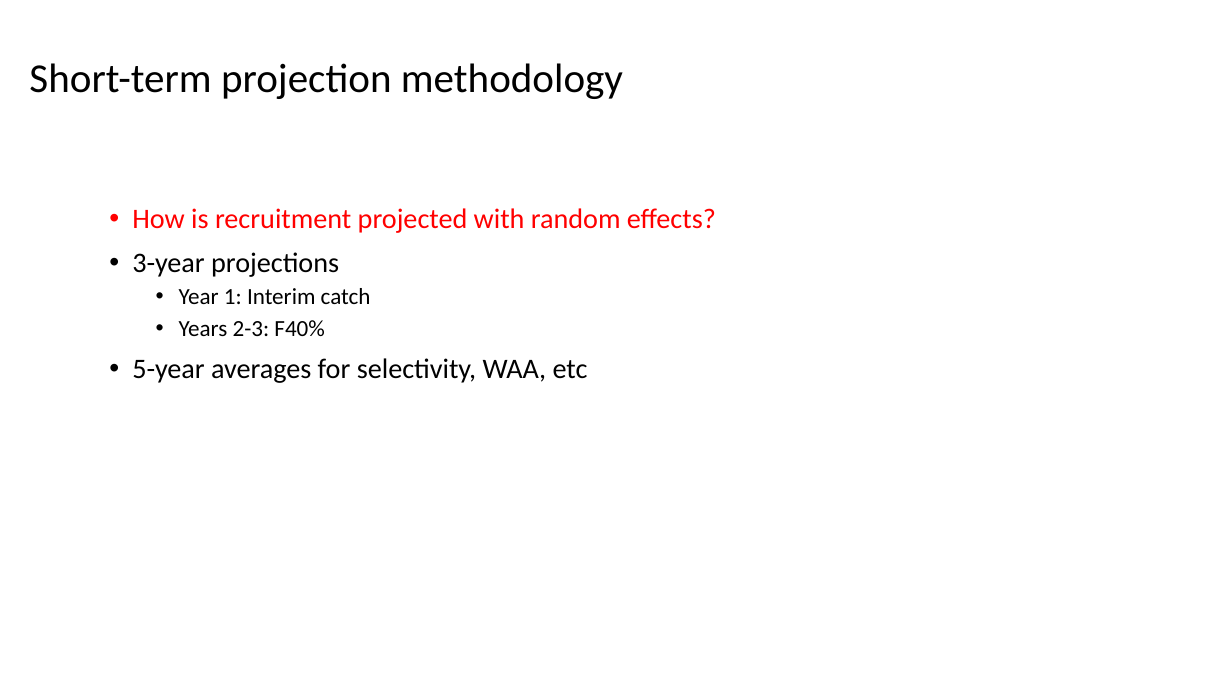
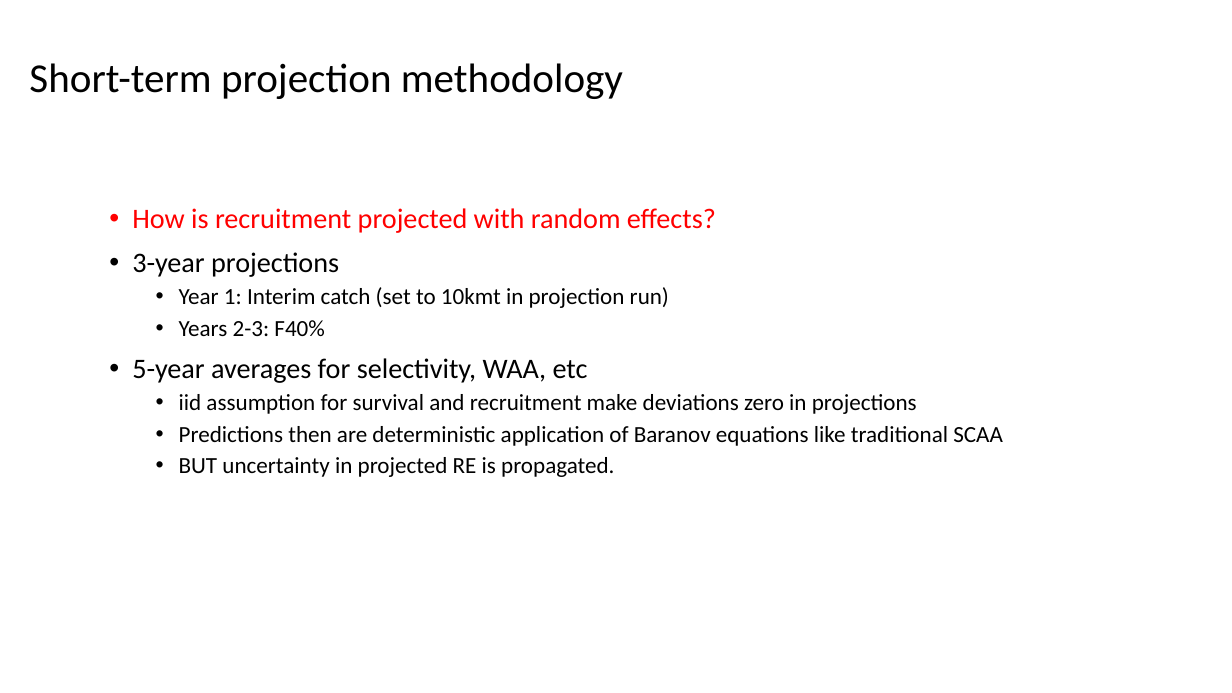
Before and after one commit to kcurti/BSB.2023.RT.Modeling, a slide deck: slide 7 of Presentations/WHAM_28Sept2023.pptx (slide 5 before the commit). Drawn at 1232x693 pixels with LibreOffice and Linux fonts; fonts in the diff are those of the drawing. Boxes give left, top, right and bottom in pixels: in the first picture for what was removed or moved away, otherwise in the second. Text is boxed around its words. In the diff, an @@ line names an element or a change of style, - is before the commit and + after.

```diff
--- a/Presentations/WHAM_28Sept2023.pptx
+++ b/Presentations/WHAM_28Sept2023.pptx
@@ text at (179,287,669,308): text changed @@
-  • Year 1: Interim catch
+  • Year 1: Interim catch (set to 10kmt in projection run)
@@ text at (179,394,1003,477): paragraphs added @@
+  • iid assumption for survival and recruitment make deviations zero in projections
+  • Predictions then are deterministic application of Baranov equations like traditional SCAA
+  • BUT uncertainty in projected RE is propagated.
```
Also in this commit, not shown: 3 other slides changed, 2 slides added.
